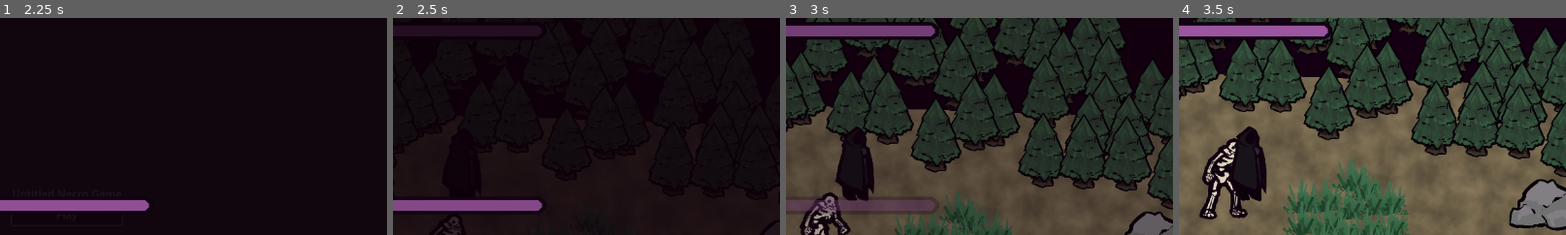
Above: before the commit, frames 1-4 (left to right).
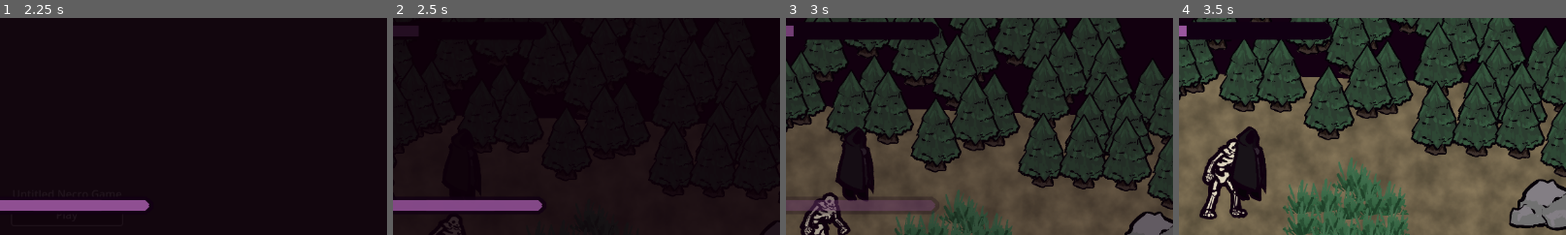
Above: after the commit, the same moments.

Repository: Creamsicle42/GMTK-2023
Game: Godot game, scene res://scenes/main.tscn
Same seed, same stepped clock (60 frames per second), same inputs: the game is played once before the commit and once after it.
Inputs (mouse positions are % of the whole screen's width and height, from its top left):
- Up to frame 1 (2.25 s): click "Play" at 0.5 s; click "Play" at 1.25 s; move the mouse to (72, 45) at 2.02 s; hold D (move_right) from 2.03 s (still down); click (72, 45) at 2.17 s
- Up to frame 2 (2.5 s): keep holding D (move_right)
- Up to frame 3 (3 s): move the mouse to (30, 55) at 2.77 s; release D (move_right) at 2.78 s; hold S (move_down) from 2.78 s (still down)
- Up to frame 4 (3.5 s): keep holding S (move_down)
The pictures show only the part of the screen within x 41-91%, y 7-57%; the shares and areas given below are measured in that part.

Frame 1 is identical in both runs. In frame 3, 1.8% of the frame differs, in the area x 2-39%, y 3-9%; in frame 4, 1.8%.

Commit message:
Player can now die

Diff:
--- a/scenes/game/characters/gen/health_component.gd
+++ b/scenes/game/characters/gen/health_component.gd
@@ -2,15 +2,18 @@
 
 signal health_changed (new_health: float)
 signal health_depleted
+signal damage_taken (damage: float)
 
 @export var max_health := 50.0
-
+@export var invulnerable := false
 @onready var health :float = max_health:
 	set(new_health):
-		health = clamp(new_health, 0, max_health)
-		health_changed.emit(health)
-		if health == 0:
-			health_depleted.emit()
+		damage_taken.emit(abs(health - new_health))
+		if not invulnerable:
+			health = clamp(new_health, 0, max_health)
+			health_changed.emit(health)
+			if health == 0:
+				health_depleted.emit()
 
 func change_health(change: float) -> void:
 	health += change
--- a/scenes/game/characters/player/mana_tracker.gd
+++ b/scenes/game/characters/player/mana_tracker.gd
@@ -2,13 +2,14 @@
 
 ## Tracks the players mana count
 
+signal mana_depleted
 signal mana_value_changed (new_value: float)
 
 const MAX_MANA = 100.0
 const MANA_REGEN_LIMIT := 20.0
-const MANA_REGEN_RATE := 1.0
+const MANA_REGEN_RATE := 0.0
 
-var current_mana := 100.0 :
+var current_mana := 15.0 :
 	set(new_value):
 		current_mana = clamp(new_value, 0, MAX_MANA)
 		mana_value_changed.emit(current_mana)
@@ -17,3 +18,11 @@
 func _physics_process(delta: float) -> void:
 	if current_mana < MANA_REGEN_LIMIT:
 		current_mana = clamp(current_mana + MANA_REGEN_RATE * delta, 0.0, MANA_REGEN_LIMIT)
+
+
+
+
+func _on_health_component_damage_taken(damage) -> void:
+	current_mana -= damage
+	if current_mana <= 0:
+		mana_depleted.emit()
--- a/scenes/game/characters/player/player.tscn
+++ b/scenes/game/characters/player/player.tscn
@@ -720,8 +720,11 @@
 [node name="HealthComponent" type="Node" parent="."]
 script = ExtResource("6_ed4ee")
 max_health = 100.0
+invulnerable = true
 
 [node name="Camera2D" type="Camera2D" parent="."]
 zoom = Vector2(0.5, 0.5)
 
+[connection signal="mana_depleted" from="ManaTracker" to="." method="_on_mana_tracker_mana_depleted"]
 [connection signal="mana_value_changed" from="ManaTracker" to="." method="_on_mana_tracker_mana_value_changed"]
+[connection signal="damage_taken" from="HealthComponent" to="ManaTracker" method="_on_health_component_damage_taken"]
--- a/scenes/game/characters/player/player_main.gd
+++ b/scenes/game/characters/player/player_main.gd
@@ -1,6 +1,8 @@
 class_name PlayerMain extends CharacterBody2D
 
 # SIGNALS
+signal player_killed
+
 # ENUMS
 # CONSTANTS
 const MOVE_SPEED := 192.0
@@ -153,3 +155,7 @@
 
 func _on_mana_tracker_mana_value_changed(new_value) -> void:
 	player_ui.mana_bar.update_value(new_value / mana_tracker.MAX_MANA)
+
+
+func _on_mana_tracker_mana_depleted() -> void:
+	player_killed.emit()
--- a/scenes/game/levels/level_controller.gd
+++ b/scenes/game/levels/level_controller.gd
@@ -17,3 +17,6 @@
 					level_complete.emit()
 					print_debug("Level Complete!")
 		)
+	get_tree().get_first_node_in_group("player").player_killed.connect(
+		func(): player_killed.emit()
+	)
--- a/scenes/main.gd
+++ b/scenes/main.gd
@@ -8,6 +8,7 @@
 
 var current_scene: Node
 var last_loaded_level := 0
+var is_changing_level := false
 
 func _ready() -> void:
 	current_scene = MAIN_MENU_SCENE.instantiate()
@@ -22,9 +23,10 @@
 
 
 func load_level(level_index: int) -> void:
+	if is_changing_level: return
 	if level_index >= GAME_LEVELS_PATHS.size() or level_index < 0: return
 	last_loaded_level = level_index
-
+	is_changing_level = true
 	var scene_path = GAME_LEVELS_PATHS[level_index]
 	ResourceLoader.load_threaded_request(scene_path)
 	var loading = true
@@ -55,3 +57,4 @@
 	if current_scene.has_signal("player_killed"): current_scene.player_killed.connect(reload_current_level)
 	add_child(current_scene)
 	LoadingScreen.fade_in()
+	is_changing_level = false
